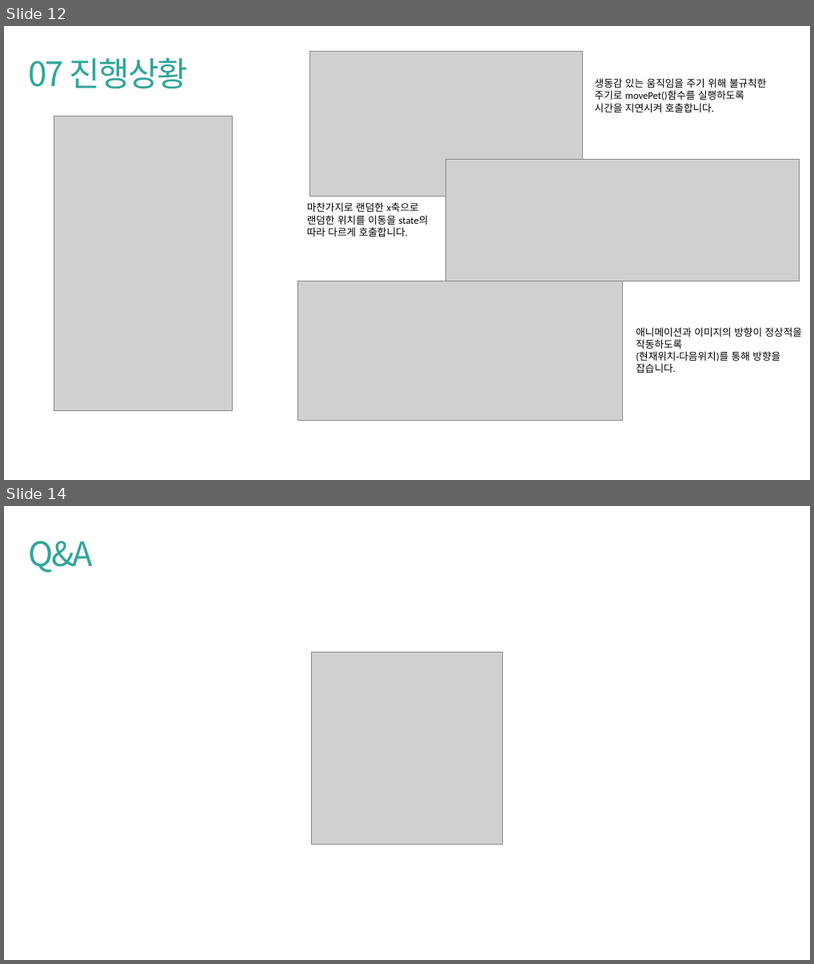
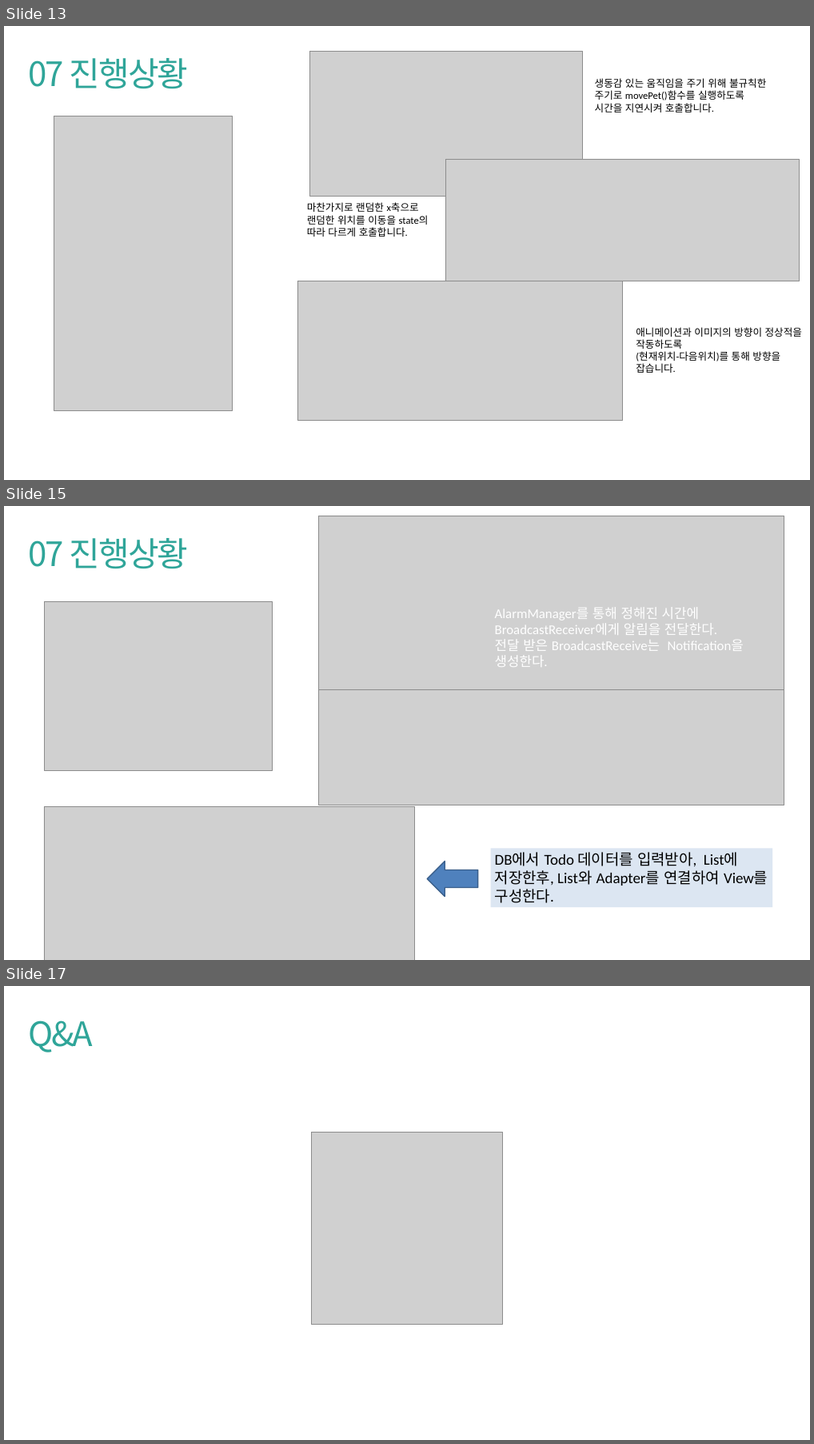
Before and after one commit to pknu-wap/2021_APP_TEAM4, a slide deck: WAP_APP_3 중간발표.pptx. Shown one above the other, each under a label of ours: slides 12 and 14 before the commit, slides 13, 15 and 17 after it; the slides between them are not shown. The pictures are 814x964 and 814x1444 pixels, drawn with LibreOffice and Linux fonts; fonts in the diff are those of the drawing; grey boxes stand for pictures. Boxes give left, top, right and bottom in pixels: in the first picture for what was removed or moved away, otherwise in the second. Text is boxed around its words. In the diff, an @@ line names an element or a change of style, - is before the commit and + after.

```diff
--- a/WAP_APP_3 중간발표.pptx
+++ b/WAP_APP_3 중간발표.pptx
@@ slide 15 added at box(4, 506, 810, 960), background #FFFFFF @@
@@ picture added at box(318, 516, 785, 690) @@
@@ text added at box(28, 538, 188, 569), 60 pt, text #2FA599 @@
+07 진행상황
@@ picture added at box(44, 601, 272, 771) @@
@@ text added at box(495, 607, 744, 667), 24 pt, text #FFFFFF @@
+AlarmManager를 통해 정해진 시간에
+BroadcastReceiver에게 알림을 전달한다.
+전달 받은 BroadcastReceive는 Notification을 생성한다.
@@ picture added at box(318, 689, 785, 804) @@
@@ picture added at box(44, 806, 414, 960) @@
@@ left arrow added at box(427, 861, 478, 896), fill #4F81BD, outline #3A5F8C 2 pt @@
@@ rectangle added at box(491, 848, 773, 907), fill #DCE6F2, 27 pt, text #000000 @@
+DB에서 Todo 데이터를 입력받아, List에 저장한후, List와 Adapter를 연결하여 View를 구성한다.
@@ what was slide 12 is now slide 13 @@
@@ what was slide 14 is now slide 17 @@
```
Also in this commit, not shown: 2 slides changed, 2 other slides added.
